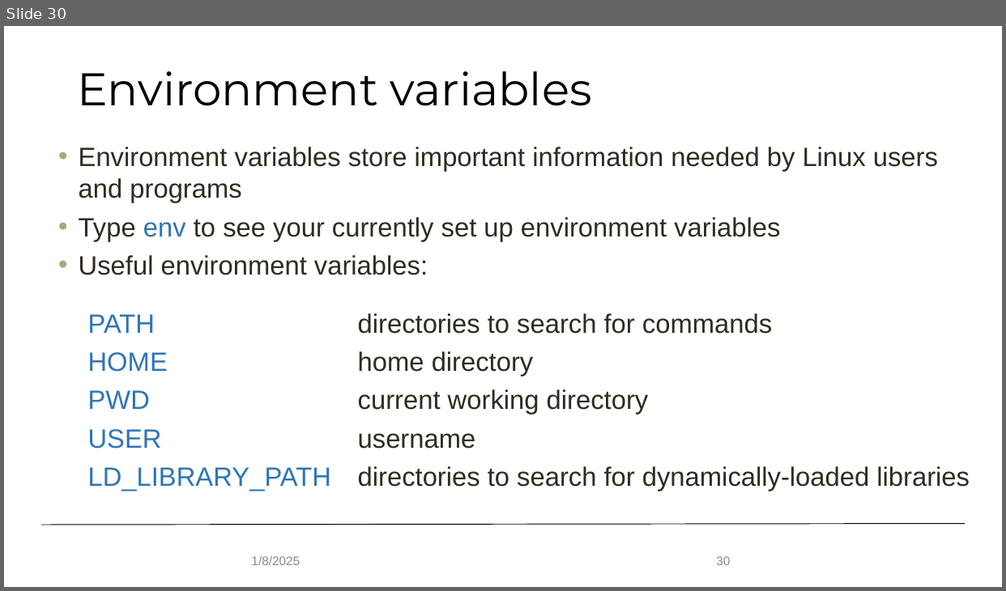
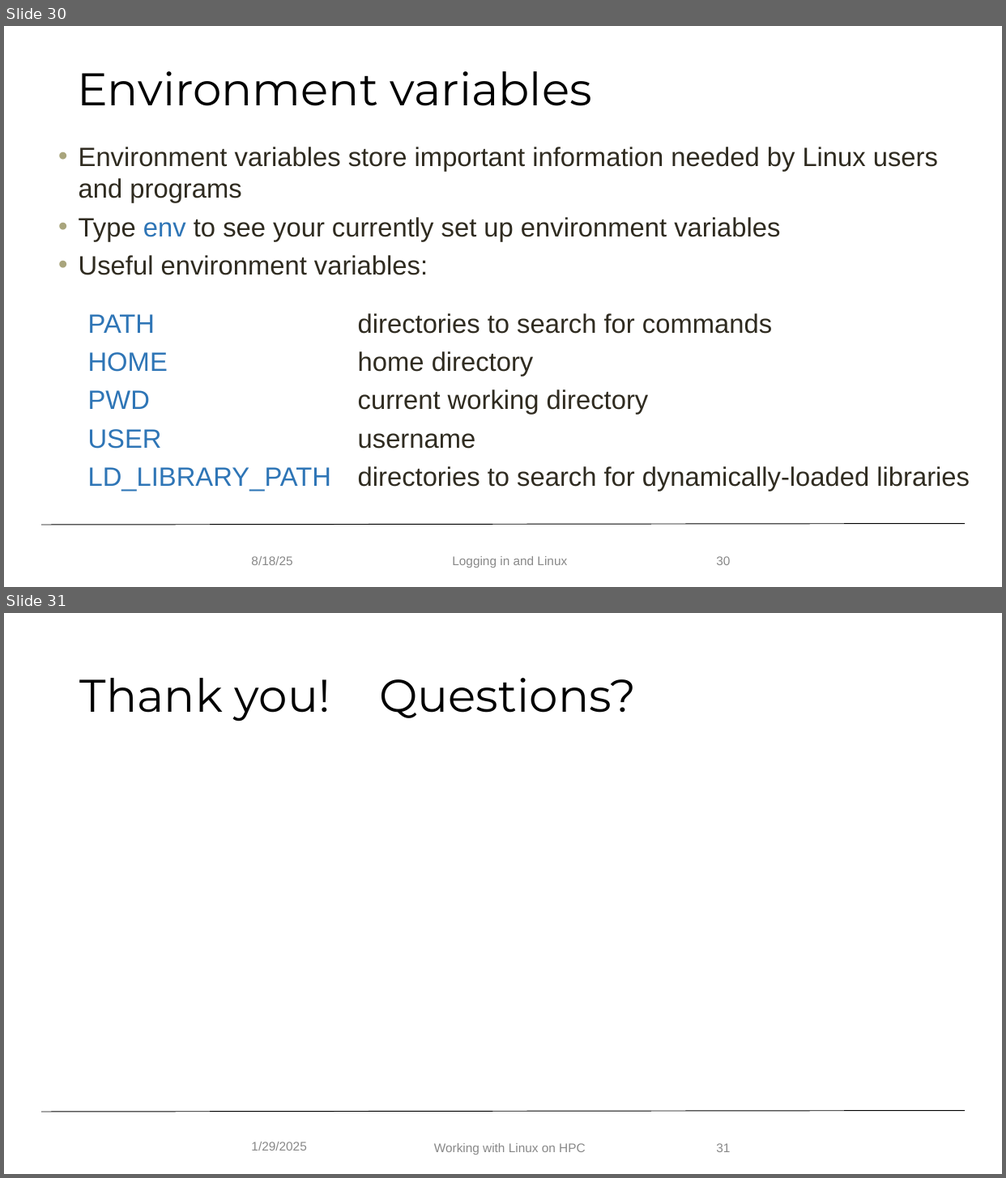
Before and after one commit to ResearchComputing/hpc_fundamentals_micro_credential, a slide deck: logging_in_and_linux/logging_in_linux.pptx. Shown one above the other, each under a label of ours: slide 30 before the commit, slides 30 and 31 after it. The pictures are 1006x591 and 1006x1178 pixels, drawn with LibreOffice and Linux fonts; fonts in the diff are those of the drawing; background and template pictures are left out. Boxes give left, top, right and bottom in pixels: in the first picture for what was removed or moved away, otherwise in the second. Text is boxed around its words. In the diff, an @@ line names an element or a change of style, - is before the commit and + after.

Commit message:
Aug 2025 edits to Linux presentation

```diff
--- a/logging_in_and_linux/logging_in_linux.pptx
+++ b/logging_in_and_linux/logging_in_linux.pptx
@@ slide 31 added at box(4, 613, 1002, 1174), background #FFFFFF; not listed: 1 template element that a slide beside it also shows @@
@@ title added at box(80, 678, 637, 722), 44 pt, text #000000 @@
+Thank you! Questions?
@@ text added at box(251, 1142, 306, 1151), 12 pt, text #888888 @@
+1/29/2025
@@ text added at box(434, 1144, 585, 1155), 12 pt, text #888888 @@
+Working with Linux on HPC
@@ page number added at box(716, 1144, 730, 1152), 12 pt, text #888888 @@
+31
@@ slide 30 changed as well @@
@@ text at box(251, 557, 292, 565): text changed @@
-1/8/2025
+8/18/25
@@ text added at box(452, 557, 567, 568), 12 pt, text #888888 @@
+Logging in and Linux
```
Also in this commit, not shown: 27 other slides changed, 2 other slides added, 3 slides removed, 1 other file.
